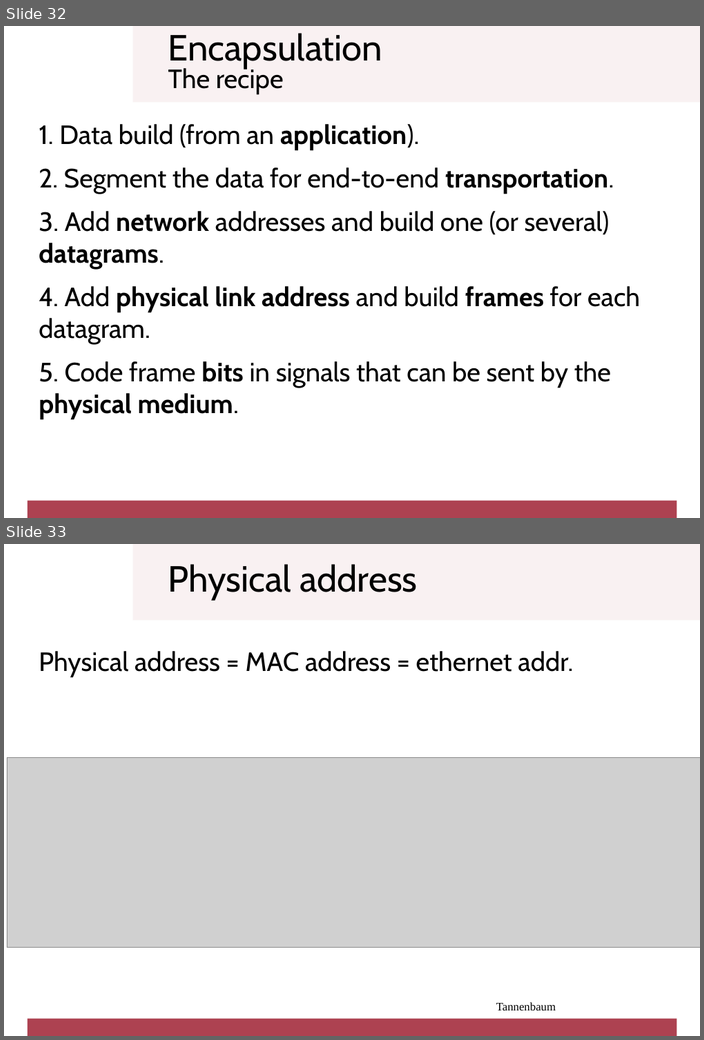
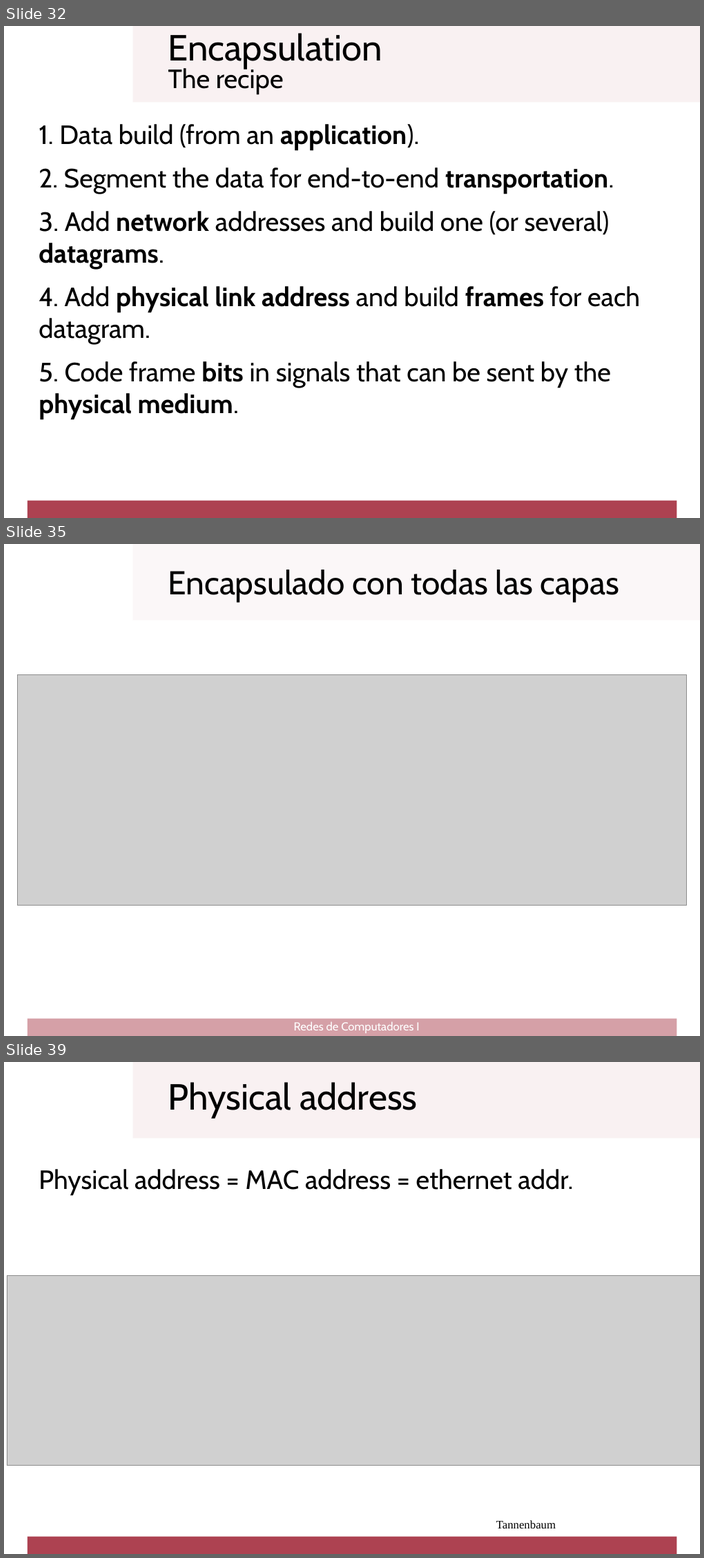
Before and after one commit to cletomartin/redes1, a slide deck: slides/architecture.odp. Shown one above the other, each under a label of ours: slides 32 and 33 before the commit, slides 32, 35 and 39 after it; the slides between them are not shown. The pictures are 704x1040 and 704x1558 pixels, drawn with LibreOffice and Linux fonts; fonts in the diff are those of the drawing; grey boxes stand for pictures; background and template pictures are left out. Boxes give left, top, right and bottom in pixels: in the first picture for what was removed or moved away, otherwise in the second. Text is boxed around its words. In the diff, an @@ line names an element or a change of style, - is before the commit and + after.

```diff
--- a/slides/architecture.odp
+++ b/slides/architecture.odp
@@ slide 35 added at bbox=[4, 544, 700, 1036], background #FFFFFF @@
@@ rectangle added at bbox=[132, 544, 700, 620], fill #F9F1F2 at 50% opacity @@
@@ text added at bbox=[168, 570, 619, 602], 40 pt, text #000000 @@
+Encapsulado con todas las capas
@@ picture added at bbox=[18, 675, 686, 906] @@
@@ rectangle added at bbox=[27, 1018, 676, 1036], fill #AD4251 at 50% opacity @@
@@ text added at bbox=[294, 1021, 419, 1033], 14 pt, text #FFFFFF @@
+Redes de Computadores I
@@ what was slide 33 is now slide 39 @@
```
Also in this commit, not shown: 6 slides changed, 5 other slides added, 1 other file.
